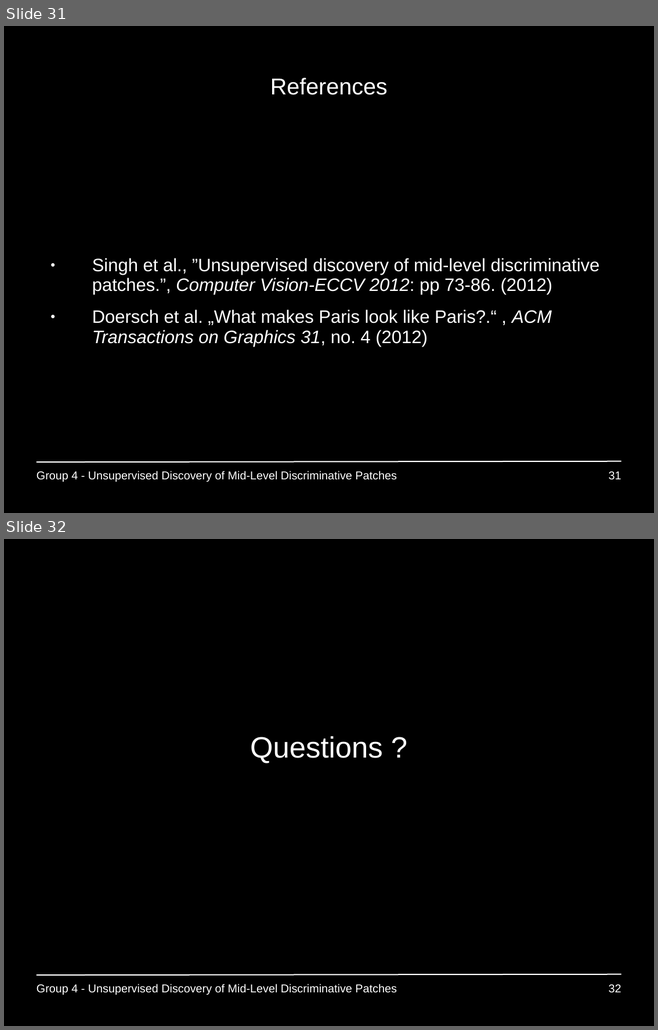
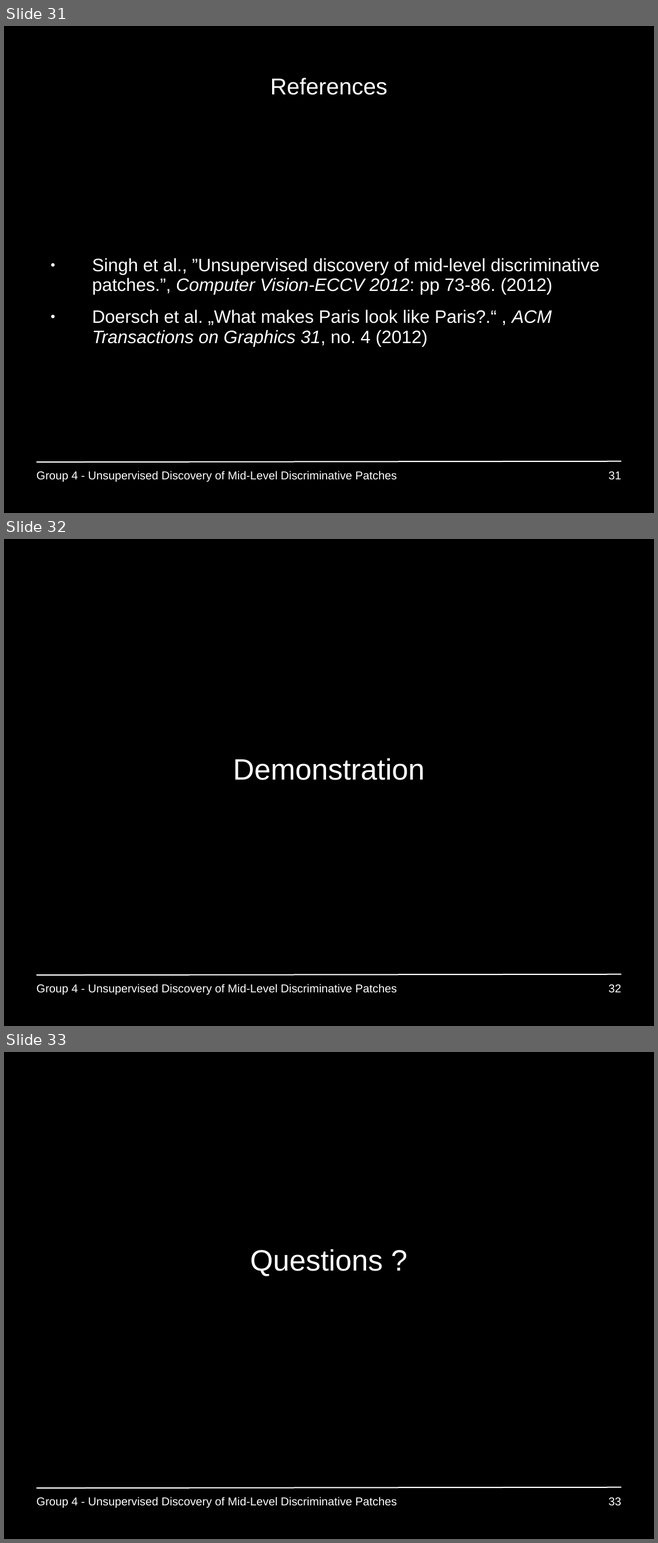
Before and after one commit to GiannisPapadopoulos/DiscriminativePatches, a slide deck: presentations/period3/MAI_Project1_Group4.ppt. Shown one above the other, each under a label of ours: slides 31 and 32 before the commit, slides 31, 32 and 33 after it. The pictures are 658x1030 and 658x1543 pixels, drawn with LibreOffice and Linux fonts; fonts in the diff are those of the drawing. Boxes give left, top, right and bottom in pixels: in the first picture for what was removed or moved away, otherwise in the second. Text is boxed around its words. In the diff, an @@ line names an element or a change of style, - is before the commit and + after.

Commit message:
centered demo slide

```diff
--- a/presentations/period3/MAI_Project1_Group4.ppt
+++ b/presentations/period3/MAI_Project1_Group4.ppt
@@ slide 32 added at bbox=[4, 539, 654, 1026], background #000000; not listed: 1 template element that a slide beside it also shows @@
@@ text added at bbox=[233, 758, 424, 780], 36 pt, text #FFFFFF @@
+Demonstration
@@ text added at bbox=[36, 984, 396, 995], 14 pt, text #FFFFFF @@
+Group 4 - Unsupervised Discovery of Mid-Level Discriminative Patches
@@ page number added at bbox=[608, 984, 621, 993], 14 pt, text #FFFFFF @@
+32
@@ what was slide 32 is now slide 33 @@
@@ page number at bbox=[608, 1497, 621, 1506]: text changed @@
-32
+33
```
